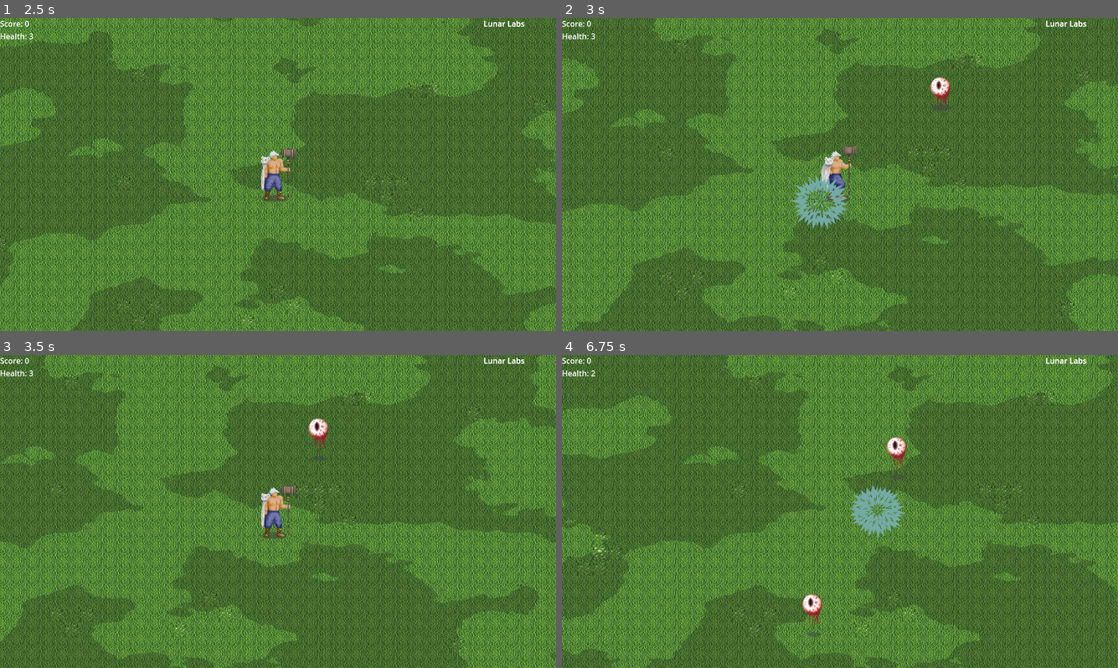
Above: before the commit, frames 1-4 (two rows, left to right).
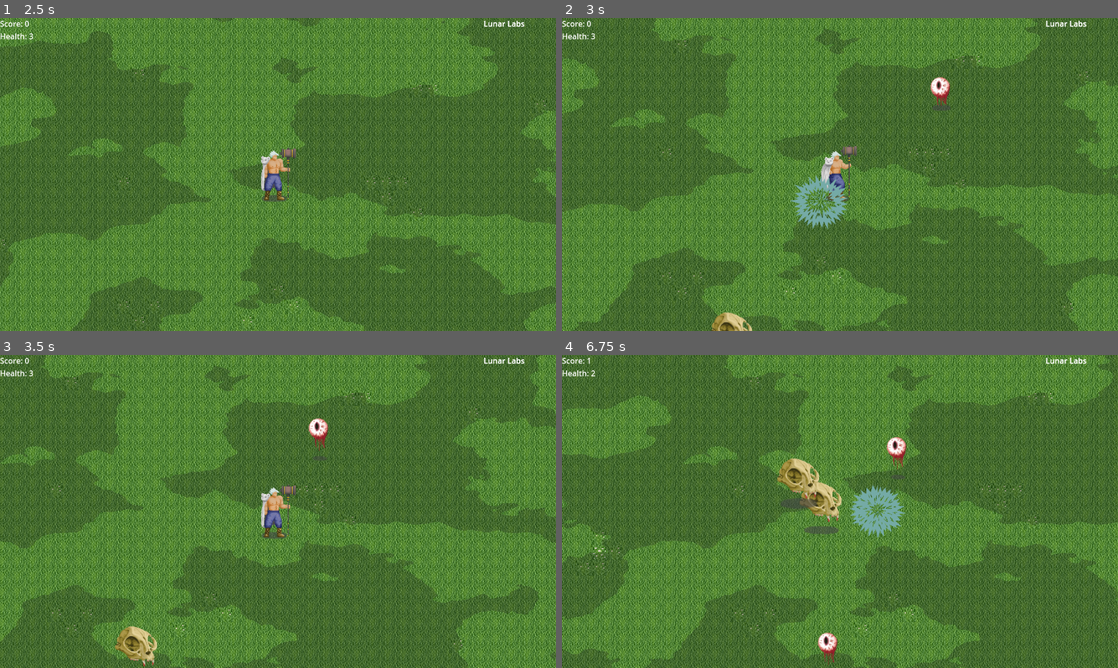
Above: after the commit, the same moments.

Repository: chii-vu/Grimlite
Game: Godot game, scene res://StartMenu.tscn
Same seed, same stepped clock (60 frames per second), same inputs: the game is played once before the commit and once after it.
Inputs:
- Up to frame 1 (2.5 s): click "Start" at 0.5 s; tap Enter at 1.25 s; hold Right (ui_right) 1.28-2.03 s; hold Space (Shoot) 1.28-2.03 s; hold Down (ui_down) from 2.03 s (still down); tap Space (Shoot) at 2.1 s
- Up to frame 2 (3 s): release Down (ui_down) at 2.78 s; hold Right (ui_right) from 2.78 s (still down); hold Space (Shoot) from 2.78 s (still down)
- Up to frame 3 (3.5 s): keep holding Right (ui_right); keep holding Space (Shoot)
- Up to frame 4 (6.75 s): release Right (ui_right) at 3.53 s; release Space (Shoot) at 3.53 s; hold Up (ui_up) 3.53-4.28 s; tap Space (Shoot) at 3.6, 5.1, 6.6 s; hold Space (Shoot) 4.28-5.03 s; hold Left (ui_left) 4.28-5.78 s; hold Down (ui_down) 5.78-6.53 s; hold Space (Shoot) 5.78-6.53 s; hold Right (ui_right) from 6.53 s (still down)

Frame 1 is identical in both runs. In frame 2, 0.3% of the frame differs, in the area x 26-35%, y 94-100%; in frame 3, 0.6%; in frame 4, 1.8%, in the area x 4-51%, y 0-100%.

Commit message:
new enemy addition, working same as eyeball is

Diff:
--- /dev/null
+++ b/mvc/model/enemy/cat.gd
@@ -0,0 +1,31 @@
+# Eyeball.gd
+extends CharacterBody2D
+class_name Cat
+
+@export var speed: float = 100.0
+var player: Player
+
+@onready var view: CatView = $CatView  # Ensure CatView is a child node
+
+func _ready() -> void:
+	pass  # Initialization code if needed
+
+func _physics_process(delta: float) -> void:
+	move_and_slide()
+	for i in get_slide_collision_count():
+		var collision = get_slide_collision(i)
+		if get_slide_collision(i).get_collider().is_in_group("player"):
+			player.ishit = true
+
+func set_player(player_ref: Player) -> void:
+	player = player_ref
+
+	if view:
+		view.set_player(player)  # Pass the player reference to EyeballView
+		#print("Passing player reference to EyeballView.")
+	else:
+		print("Error: CatView not found as a child of Cat.")
+
+#used to identify who is colliding with hammer
+func is_cat() -> void:
+	pass
--- /dev/null
+++ b/mvc/model/enemy/cat.tscn
@@ -0,0 +1,164 @@
+[gd_scene load_steps=12 format=3 uid="uid://dcvcpre2h4u7l"]
+
+[ext_resource type="Script" path="res://mvc/model/enemy/cat.gd" id="1_el6al"]
+[ext_resource type="Script" path="res://mvc/model/enemy/Cat_collision_shape_2d.gd" id="2_0dhih"]
+[ext_resource type="Texture2D" uid="uid://bgitsntrf4hfy" path="res://assets/cat_enemy_sprites.png" id="3_k0p1p"]
+[ext_resource type="Script" path="res://mvc/views/enemy/CatView.gd" id="3_rillp"]
+
+[sub_resource type="CapsuleShape2D" id="CapsuleShape2D_orvma"]
+radius = 33.8333
+height = 92.0
+
+[sub_resource type="Animation" id="Animation_0sfvn"]
+length = 0.001
+tracks/0/type = "value"
+tracks/0/imported = false
+tracks/0/enabled = true
+tracks/0/path = NodePath(".:frame")
+tracks/0/interp = 1
+tracks/0/loop_wrap = true
+tracks/0/keys = {
+"times": PackedFloat32Array(0),
+"transitions": PackedFloat32Array(1),
+"update": 1,
+"values": [0]
+}
+tracks/1/type = "value"
+tracks/1/imported = false
+tracks/1/enabled = true
+tracks/1/path = NodePath("../../CollisionShape2D:position")
+tracks/1/interp = 1
+tracks/1/loop_wrap = true
+tracks/1/keys = {
+"times": PackedFloat32Array(0),
+"transitions": PackedFloat32Array(1),
+"update": 0,
+"values": [Vector2(-5, -6)]
+}
+
+[sub_resource type="Animation" id="Animation_c67q5"]
+resource_name = "move_right"
+length = 1.5
+loop_mode = 1
+step = 0.0
+tracks/0/type = "value"
+tracks/0/imported = false
+tracks/0/enabled = true
+tracks/0/path = NodePath(".:frame")
+tracks/0/interp = 1
+tracks/0/loop_wrap = true
+tracks/0/keys = {
+"times": PackedFloat32Array(0.00650967, 0.209556, 0.25, 0.473961, 0.513019, 0.722716, 0.75, 0.956301, 1, 1.21436, 1.25, 1.47396),
+"transitions": PackedFloat32Array(1, 1, 1, 1, 1, 1, 1, 1, 1, 1, 1, 1),
+"update": 1,
+"values": [0, 0, 1, 1, 2, 2, 3, 3, 2, 2, 1, 1]
+}
+tracks/1/type = "value"
+tracks/1/imported = false
+tracks/1/enabled = true
+tracks/1/path = NodePath("../../CollisionShape2D:position")
+tracks/1/interp = 1
+tracks/1/loop_wrap = true
+tracks/1/keys = {
+"times": PackedFloat32Array(0, 0.25, 0.480632, 0.5, 0.729085, 0.75, 0.980793, 1, 1.22266, 1.22642, 1.25, 1.48063),
+"transitions": PackedFloat32Array(1, 1, 1, 1, 1, 1, 1, 1, 1, 1, 1, 1),
+"update": 0,
+"values": [Vector2(-5, -6), Vector2(-5, -6), Vector2(-5, -6), Vector2(-4, -11), Vector2(-4, -11), Vector2(-4, -15), Vector2(-4, -15), Vector2(-4.5, -8.5), Vector2(-4.5, -8.5), Vector2(-4, -11), Vector2(-5, -6), Vector2(-5, -6)]
+}
+
+[sub_resource type="Animation" id="Animation_vpvwa"]
+resource_name = "move_left"
+length = 1.5
+loop_mode = 1
+step = 0.0
+tracks/0/type = "value"
+tracks/0/imported = false
+tracks/0/enabled = true
+tracks/0/path = NodePath(".:frame")
+tracks/0/interp = 1
+tracks/0/loop_wrap = true
+tracks/0/keys = {
+"times": PackedFloat32Array(0, 0.21265, 0.25, 0.462188, 0.5, 0.707386, 0.75, 0.960179, 1, 1.21406, 1.25, 1.49368),
+"transitions": PackedFloat32Array(1, 1, 1, 1, 1, 1, 1, 1, 1, 1, 1, 1),
+"update": 1,
+"values": [5, 5, 6, 6, 7, 7, 8, 8, 7, 7, 6, 6]
+}
+tracks/1/type = "value"
+tracks/1/imported = false
+tracks/1/enabled = true
+tracks/1/path = NodePath("../../CollisionShape2D:position")
+tracks/1/interp = 1
+tracks/1/loop_wrap = true
+tracks/1/keys = {
+"times": PackedFloat32Array(0, 0.221329, 0.25, 0.467612, 0.5, 0.713895, 0.75, 0.960178, 1, 1.22281, 1.25, 1.4756),
+"transitions": PackedFloat32Array(1, 1, 1, 1, 1, 1, 1, 1, 1, 1, 1, 1),
+"update": 0,
+"values": [Vector2(4, -3), Vector2(4, -3), Vector2(4, -7), Vector2(4, -7), Vector2(4, -12), Vector2(4, -12), Vector2(4, -16), Vector2(4, -16), Vector2(4, -12), Vector2(4, -12), Vector2(4, -3.8), Vector2(4, -3.8)]
+}
+
+[sub_resource type="Animation" id="Animation_icq3w"]
+resource_name = "damage_left"
+length = 0.25
+step = 0.0
+tracks/0/type = "value"
+tracks/0/imported = false
+tracks/0/enabled = true
+tracks/0/path = NodePath(".:frame")
+tracks/0/interp = 1
+tracks/0/loop_wrap = true
+tracks/0/keys = {
+"times": PackedFloat32Array(0, 0.237604),
+"transitions": PackedFloat32Array(1, 1),
+"update": 1,
+"values": [9, 9]
+}
+
+[sub_resource type="Animation" id="Animation_c4dqe"]
+resource_name = "damage_right"
+length = 0.25
+step = 0.0
+tracks/0/type = "value"
+tracks/0/imported = false
+tracks/0/enabled = true
+tracks/0/path = NodePath(".:frame")
+tracks/0/interp = 1
+tracks/0/loop_wrap = true
+tracks/0/keys = {
+"times": PackedFloat32Array(0, 0.245198),
+"transitions": PackedFloat32Array(1, 1),
+"update": 1,
+"values": [4, 4]
+}
+
+[sub_resource type="AnimationLibrary" id="AnimationLibrary_tyqb5"]
+_data = {
+"RESET": SubResource("Animation_0sfvn"),
+"damage_left": SubResource("Animation_icq3w"),
+"damage_right": SubResource("Animation_c4dqe"),
+"move_left": SubResource("Animation_vpvwa"),
+"move_right": SubResource("Animation_c67q5")
+}
+
+[node name="Cat" type="CharacterBody2D"]
+collision_layer = 2
+collision_mask = 3
+script = ExtResource("1_el6al")
+
+[node name="CollisionShape2D" type="CollisionShape2D" parent="."]
+position = Vector2(-5, -6)
+rotation = 1.00007
+shape = SubResource("CapsuleShape2D_orvma")
+script = ExtResource("2_0dhih")
+
+[node name="CatView" type="Node2D" parent="."]
+script = ExtResource("3_rillp")
+
+[node name="Sprite2D" type="Sprite2D" parent="CatView"]
+texture = ExtResource("3_k0p1p")
+hframes = 5
+vframes = 2
+
+[node name="AnimationPlayer" type="AnimationPlayer" parent="CatView/Sprite2D"]
+libraries = {
+"": SubResource("AnimationLibrary_tyqb5")
+}
--- a/mvc/systems/EnemySpawnerSystem.gd
+++ b/mvc/systems/EnemySpawnerSystem.gd
@@ -8,6 +8,7 @@
 
 # Enemy spawning
 @export var enemy_prefab: PackedScene  # Prefab for spawning enemies
+@export var cat_scene = preload("res://mvc/model/enemy/cat.tscn")
 @export var spawn_interval: float = 2.0  # Interval in seconds between spawns
 @export var max_enemies: int = 10  # Maximum number of active enemies
 
@@ -34,6 +35,7 @@
 		spawn_timer = 0
 		if get_active_enemy_count() < max_enemies:
 			_spawn_enemy()
+			_spawn_cat()
 
 func set_player(player_ref: Player) -> void:
 	# Update the reference to the player
@@ -93,3 +95,26 @@
 			spawn_position.y = random.randf_range(0, viewport_size.y)
 
 	return spawn_position
+
+
+func _spawn_cat() -> void:
+	if cat_scene == null:
+		print("Error: cat_scene is not set. Check Inspector settings.")
+		return
+
+	var new_enemy = cat_scene.instantiate() as Cat
+	if new_enemy == null:
+		print("Error: Failed to instantiate enemy cat from prefab.")
+		return
+
+	# Set a random spawn position outside the player's view
+	new_enemy.position = _get_random_spawn_position()
+
+	# Add the enemy to the scene tree and to a group for management
+	get_parent().add_child(new_enemy)
+	new_enemy.add_to_group("enemies")
+	new_enemy.add_to_group("homing enemy")
+
+	# Now that the enemy is in the scene tree, set the player's reference
+	if new_enemy.has_method("set_player"):
+		new_enemy.set_player(player)
--- /dev/null
+++ b/mvc/views/enemy/CatView.gd
@@ -0,0 +1,24 @@
+# EyeballView.gd
+extends Node2D
+class_name CatView
+
+var player: Player # Reference to the Player node
+
+func set_player(player_ref: Player) -> void:
+	player = player_ref
+	if player:
+		print("Player reference set in CatView:", player)
+	else:
+		print("Player reference is null in CatView.")
+
+func _process(delta: float) -> void:
+	if player:
+		# Update any visual elements based on the player's position if needed
+		var facing = (player.global_position - position).normalized()
+		if facing.x < 0:
+			$Sprite2D/AnimationPlayer.play("move_left")
+		else:
+			$Sprite2D/AnimationPlayer.play("move_right")
+		pass
+	else:
+		print("Player reference is null in CatView.")
Not shown: 1 places in GameplayScene.tres that only renumber resources
Not shown: 1 places in GameplayScene.tscn that only renumber resources
